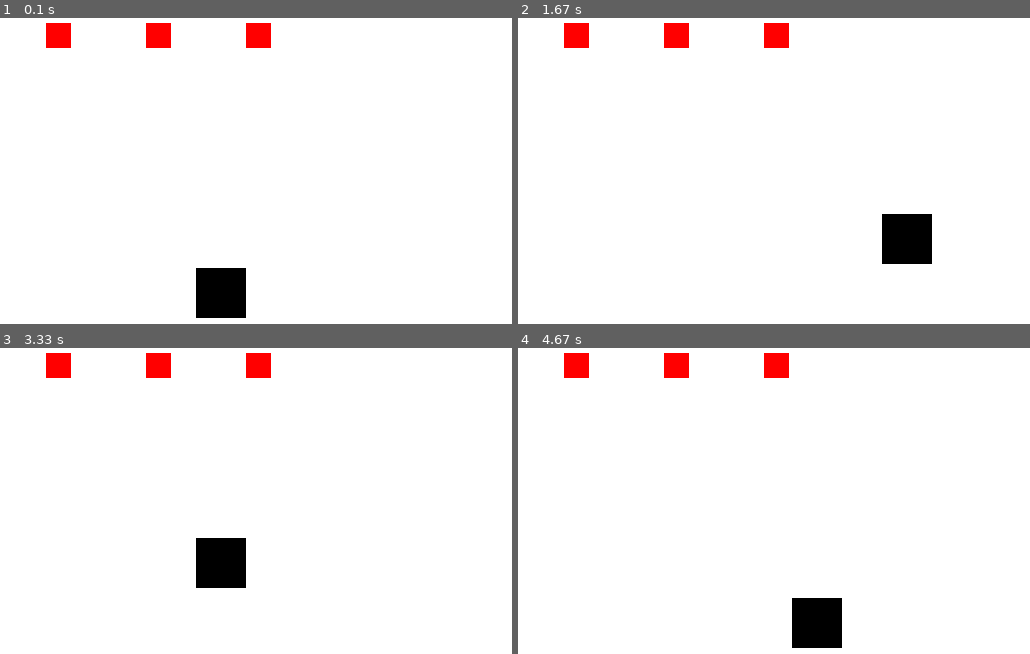
Above: before the commit, frames 1-4 (two rows, left to right).
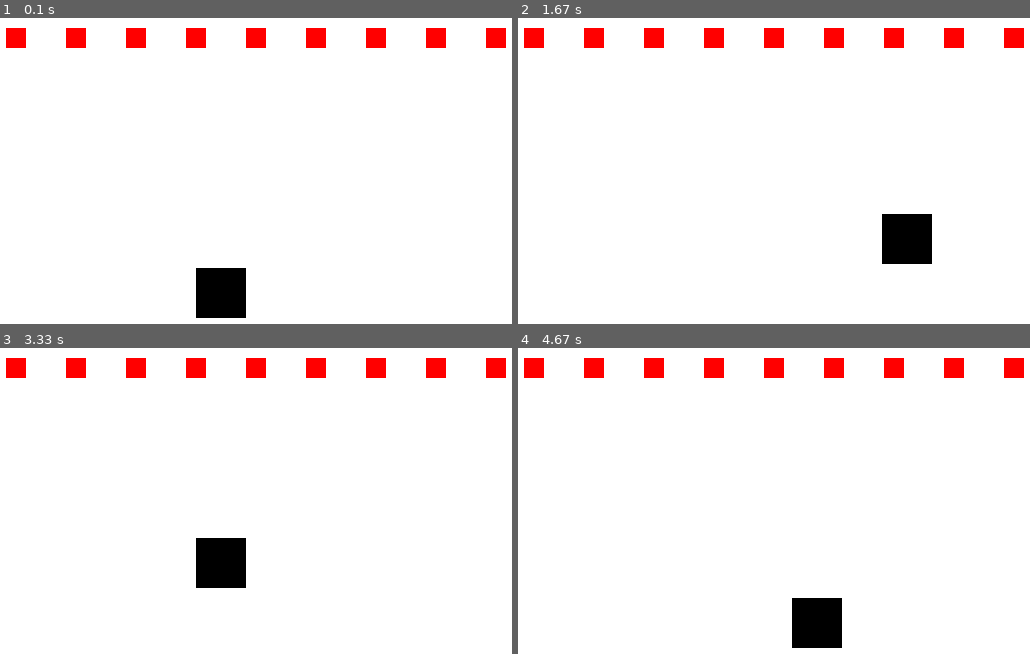
Above: after the commit, the same moments.

Repository: EAcosta2584/Programming-for-Video-Games-Resources
Game: pygame game, started from KeyboardInputs.py
The game is run twice, just before and just after one commit, with the same random seed, the same clock (stepped at 60 frames per second) and the same inputs.
Inputs:
- Up to frame 1 (0.1 s): no input
- Up to frame 2 (1.67 s): hold Right 0.33-0.8 s; hold Up 0.83-1.13 s; hold Right 1.17-1.63 s
- Up to frame 3 (3.33 s): hold Left 1.67-2.2 s; hold Down 2.23-2.53 s; hold Left 2.57-2.97 s; hold Up from 3 s (still down)
- Up to frame 4 (4.67 s): release Up at 3.37 s; hold Right 3.4-4.03 s; hold Down 4.07-4.43 s; hold Left from 4.47 s (still down)

The runs differ from the first frame. In frame 1, 2.9% of the frame differs, in the area x 1-99%, y 1-10%; in frame 2, 2.9%; in frame 3, 2.9%; in frame 4, 2.9%.

Commit message:
Added comments to KeyboardInputs.py

Diff:
--- a/KeyboardInputs.py
+++ b/KeyboardInputs.py
@@ -1,12 +1,11 @@
 ################################################
-# File Name:        KeyboardInputs.py
-# Creator Name:     Mr. Acosta
-# Date Created:     1-14-2020
-# Date Modified:    1-14-2020
+# File Name: KeyboardInputs.py
+# Creator Name: Mr. Acosta
+# Date Created: 1-14-2020
+# Date Modified: 1-15-2020
 ################################################
-# This program will demonstrate moving shapes with
-# key inputs
-################################################
+# This program will demonstrate moving shapes with # key inputs
+# ################################################
 
 import pygame, sys, time, random
 from pygame.locals import *
@@ -48,12 +47,11 @@
 shots = []
 targets = []
 
-x = 0
+#
+for i in range(10):
+    targets.append(pygame.Rect(60 * (i+1), 10, 20, 20))
 
-for t in range(3):
-    targets.append(pygame.Rect(100 * (t+1), 5, 25, 25))
-
-# Run the game loop.
+    # Run the game loop.
 while True:
     # Check for events.
     for event in pygame.event.get():
@@ -86,7 +84,7 @@
             pygame.quit()
             sys.exit()
 
-
+    # Set adjust our movement when a direction is True
     if moveUp == True:
         player.top -= movementSpeed
     if moveDown == True:
@@ -99,29 +97,33 @@
     # Draw the white background onto the surface.
     windowSurface.fill(white)
 
+    # Add a projectile to the shots list, but limit to three shots at a time
     if shoot == True and (len(shots) < 3 ):
         shots.append(pygame.Rect(player.centerx - 5, player.centery - 5, 10, 10))
 
+
+
+    # Draw the shots that have been added to the shots list, and move them up by projectile speed
     for i in range(len(shots)):
         pygame.draw.rect(windowSurface, blue, shots[i])
         shots[i].top -= projectileSpeed
         for target in targets[:]:
-            for shot in shots[:]:
-                if shot.bottom < 0:
-                    shots.remove(shot)
             if shots[i].colliderect(target):
                 targets.remove(target)
 
+    # If the shot passes the screen, remove it from the list.
+    for shot in shots[:]:
+        if shot.bottom < 0:
+            shots.remove(shot)
 
-
+    # Redraw our list of targets
+    for i in range(len(targets)):
+        pygame.draw.rect(windowSurface, red, targets[i])
 
     # Draw the player onto the surface.
     pygame.draw.rect(windowSurface, black, player)
 
-    for t in range(len(targets)):
-        pygame.draw.rect(windowSurface, red, targets[t])
-
-
     # Draw the window onto the screen.
     pygame.display.update()
+    # Set the framerate of the game.
     mainClock.tick(60)
